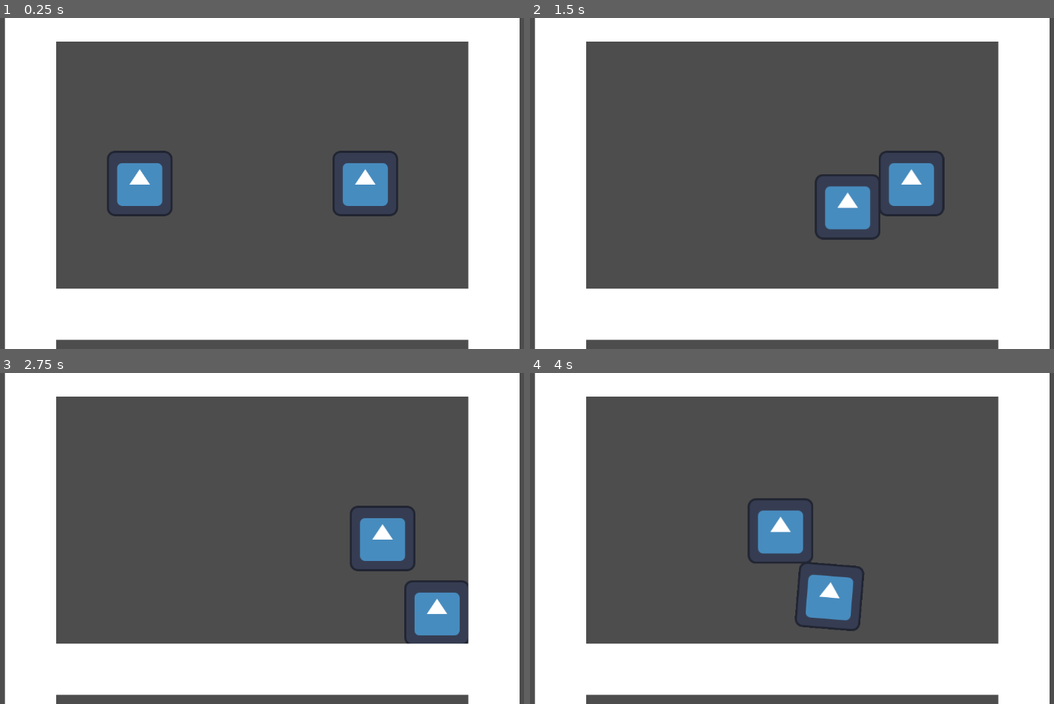
Above: before the commit, frames 1-4 (two rows, left to right).
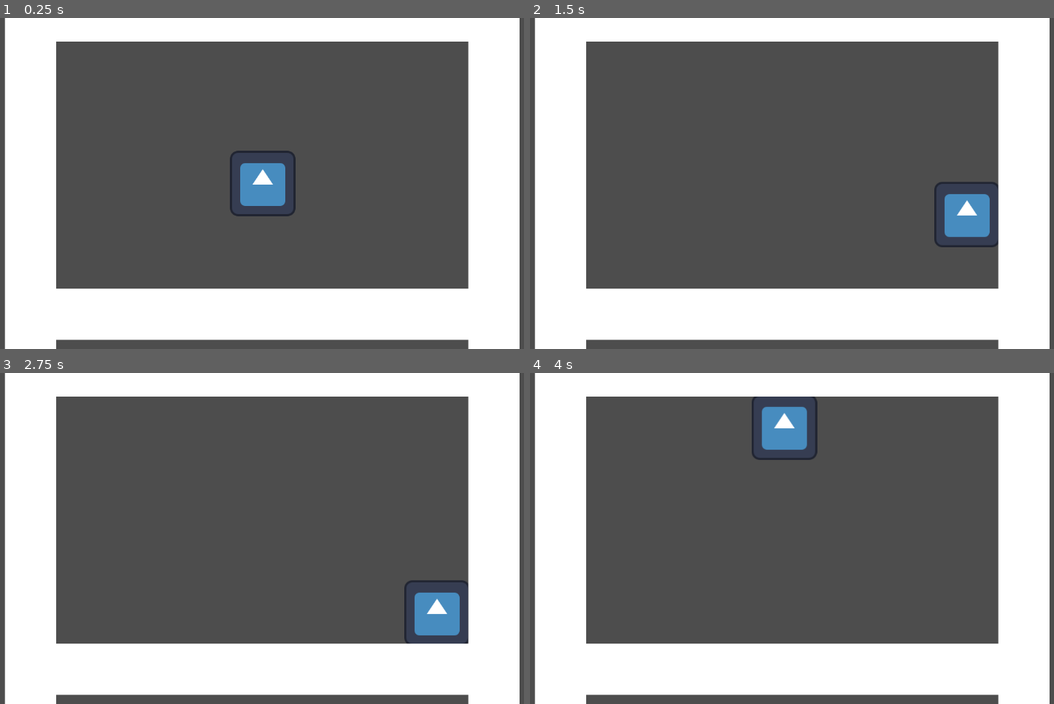
Above: after the commit, the same moments.

Repository: Herovero/GyroMaze
Game: Godot game, scene res://Scenes/main.tscn
Two runs of this game, one before a commit and one after it. Both use one fixed random seed, a clock stepped at 60 frames per second and the inputs below. The engine's default icon, where the game draws it, is replaced by a stand-in: a white triangle on a blue panel in a dark square.
Inputs:
- Up to frame 1 (0.25 s): no input
- Up to frame 2 (1.5 s): tap Enter at 0.5 s; hold Right (ui_right) 0.53-1.28 s; hold Down (ui_down) from 1.28 s (still down)
- Up to frame 3 (2.75 s): tap Space at 2 s; release Down (ui_down) at 2.03 s; hold Right (ui_right) from 2.03 s (still down)
- Up to frame 4 (4 s): release Right (ui_right) at 2.78 s; hold Up (ui_up) 2.78-3.53 s; hold Left (ui_left) from 3.53 s (still down)

The runs differ from the first frame. In frame 1, 4.3% of the frame differs, in the area x 20-77%, y 40-60%; in frame 2, 4.3%; in frame 3, 1.4%; in frame 4, 4.3%, in the area x 41-64%, y 7-78%.

Commit message:
up and down tilt were reversed so I add negative on sensor data y

Diff:
--- a/Scenes/main.tscn
+++ b/Scenes/main.tscn
@@ -1,17 +1,12 @@
-[gd_scene load_steps=4 format=3 uid="uid://d2m5xmblwajxw"]
+[gd_scene load_steps=3 format=3 uid="uid://d2m5xmblwajxw"]
 
 [ext_resource type="PackedScene" uid="uid://b7xfpi740plyc" path="res://Scenes/rigidbody.tscn" id="1_bo1nx"]
-[ext_resource type="PackedScene" uid="uid://i8h7xu6xcytv" path="res://Scenes/player.tscn" id="2_8gbba"]
 [ext_resource type="PackedScene" uid="uid://c4tscaf8aybxk" path="res://Scenes/wall.tscn" id="2_bo1nx"]
 
 [node name="Node2D" type="Node2D"]
 
 [node name="RigidBody2D" parent="." instance=ExtResource("1_bo1nx")]
-position = Vector2(-240, 0)
 gravity_scale = 0.0
-
-[node name="CharacterBody2D" parent="." instance=ExtResource("2_8gbba")]
-position = Vector2(200, 0)
 
 [node name="Camera2D" type="Camera2D" parent="."]
 
--- a/Scripts/test.gd
+++ b/Scripts/test.gd
@@ -2,7 +2,7 @@
 
 @onready var sprite_2d: Sprite2D = $Sprite2D
 
-@export var tilt_strength: float = 3000.0
+@export var tilt_strength: float = 4000.0
 
 # Called when the node enters the scene tree for the first time.
 func _ready():
@@ -14,7 +14,7 @@
 
 	if OS.has_feature("mobile"):
 		var sensor_data = Input.get_gravity()
-		input_direction = Vector2(sensor_data.x, sensor_data.y)
+		input_direction = Vector2(sensor_data.x, -sensor_data.y)
 		input_direction = input_direction / 9.8
 	else:
 		input_direction = Input.get_vector("ui_left", "ui_right", "ui_up", "ui_down")
Not shown, changed: export_presets.cfg
